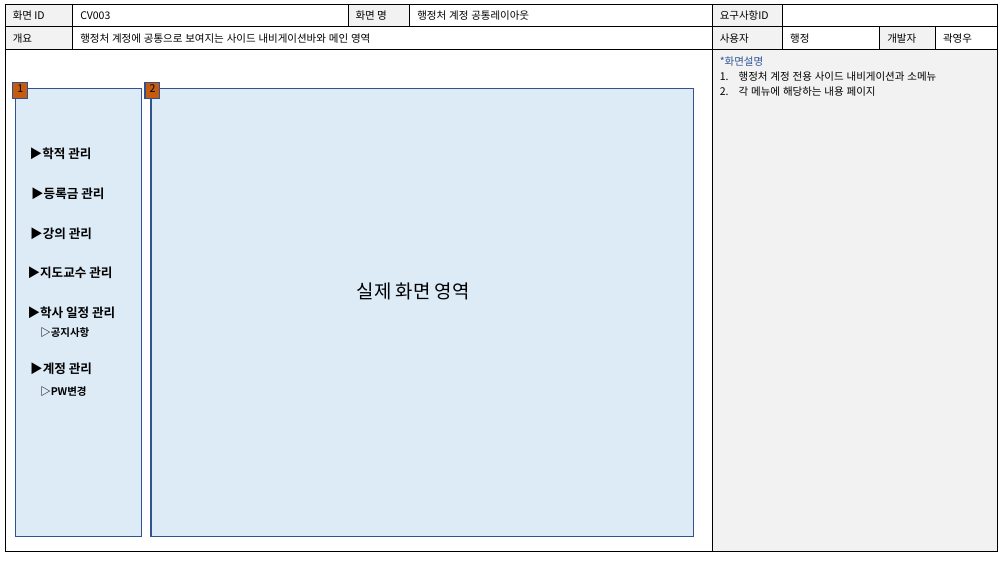
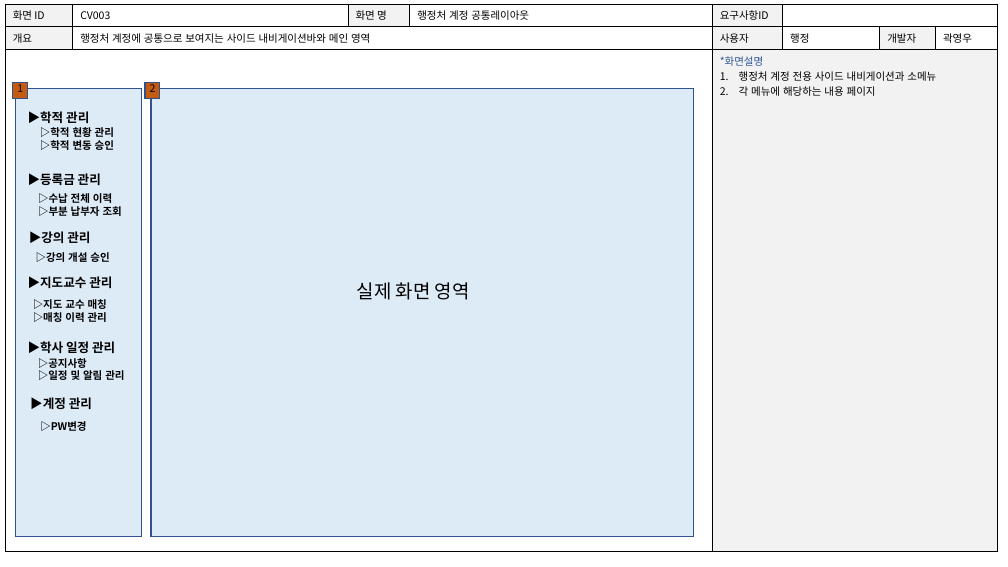
Before and after one commit to weather0/yd_Final01, a slide deck: slide 3 of 문서/작성중/(작업중-최신!)디자인통합222.pptx. Drawn at 1008x567 pixels with LibreOffice and Linux fonts; fonts in the diff are those of the drawing. Boxes give left, top, right and bottom in pixels: in the first picture for what was removed or moved away, otherwise in the second. Text is boxed around its words. In the diff, an @@ line names an element or a change of style, - is before the commit and + after.

```diff
--- a/문서/작성중/(작업중-최신!)디자인통합222.pptx
+++ b/문서/작성중/(작업중-최신!)디자인통합222.pptx
@@ text "▶학적 관리": place and size @@
-text "▶학적 관리" at [30, 147, 91, 159]
+text "▶학적 관리" at [28, 111, 89, 123]
@@ text added at [40, 126, 114, 150], 10 pt, text #000000, bold @@
+▷학적 현황 관리
+▷학적 변동 승인
@@ text "▶등록금 관리": place and size @@
-text "▶등록금 관리" at [31, 187, 104, 199]
+text "▶등록금 관리" at [28, 173, 101, 185]
@@ text added at [38, 193, 122, 216], 10 pt, text #000000, bold @@
+▷수납 전체 이력
+▷부분 납부자 조회
@@ text "▶강의 관리": place and size @@
-text "▶강의 관리" at [30, 227, 92, 239]
+text "▶강의 관리" at [29, 231, 90, 243]
@@ text added at [36, 252, 109, 262], 10 pt, text #000000, bold @@
+▷강의 개설 승인
@@ text "▶지도교수 관리": place and size @@
-text "▶지도교수 관리" at [28, 266, 112, 278]
+text "▶지도교수 관리" at [28, 276, 112, 288]
@@ text added at [33, 299, 107, 322], 10 pt, text #000000, bold @@
+▷지도 교수 매칭
+▷매칭 이력 관리
@@ text "▷공지사항": place and size @@
-text "▷공지사항" at [40, 327, 89, 337]
+text "▷공지사항" at [38, 358, 124, 383]
@@ text at [38, 369, 124, 383]: paragraph added @@
+▷일정 및 알림 관리
@@ 3 texts: place and size @@
-3 texts at [28, 306, 115, 396]
+3 texts at [28, 341, 115, 431]
```
Also in this commit, not shown: 30 other slides changed.
